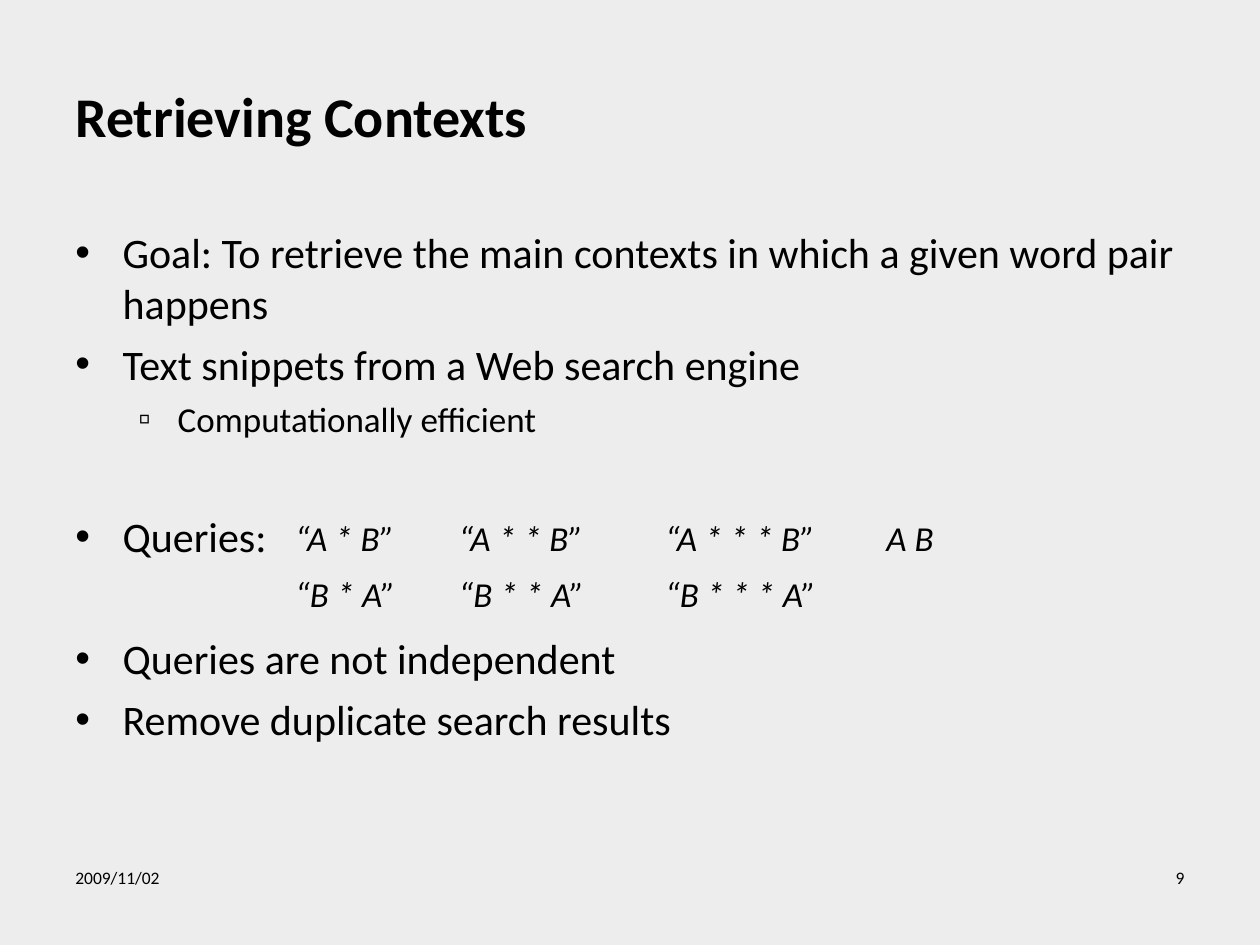
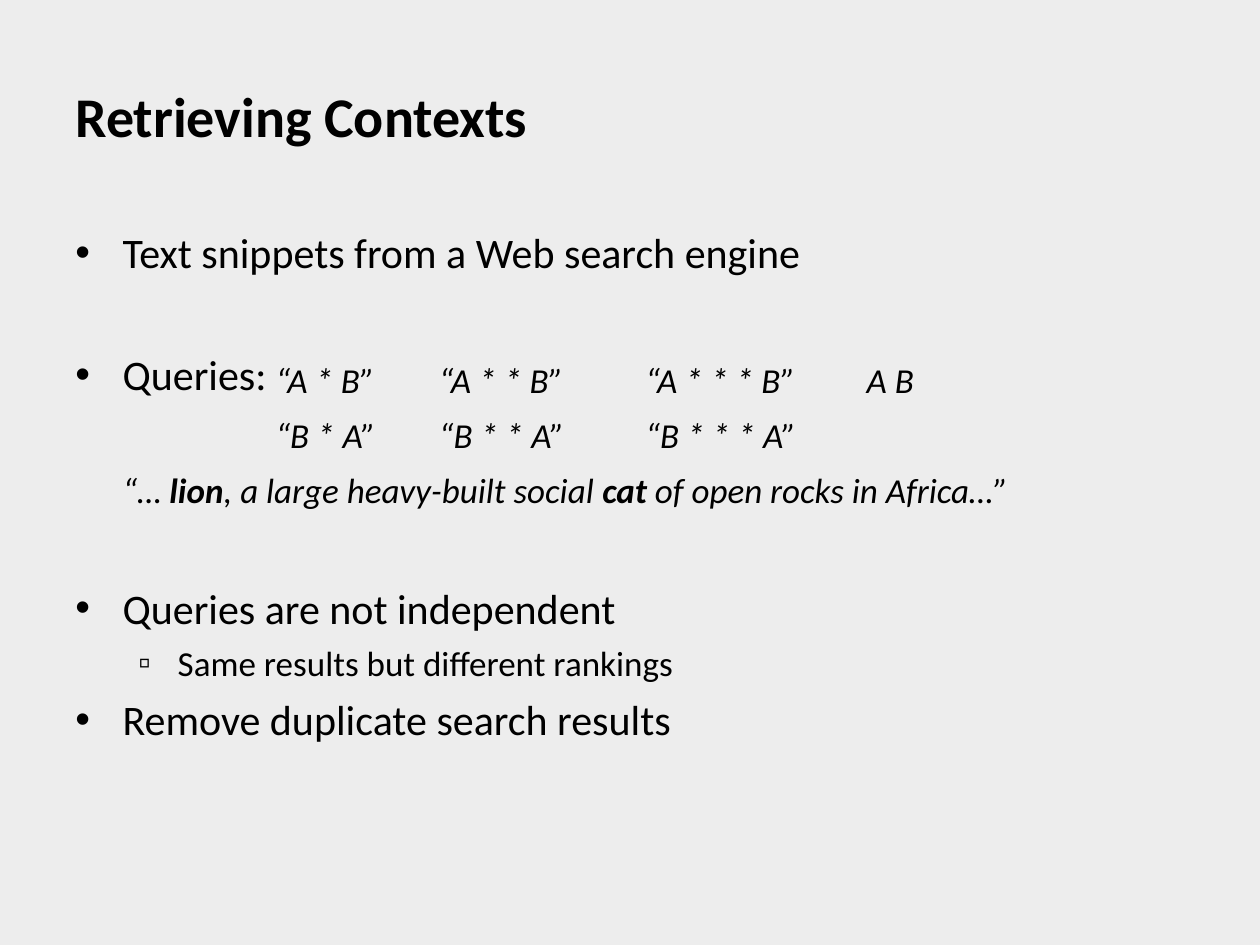
Before and after one commit to henriquekano/horie-dev, a slide deck: slide 10 of 2009.2 ウェブ工学/Relational Similarity.ppt (slide 9 before the commit). Drawn at 1260x945 pixels with LibreOffice and Linux fonts; fonts in the diff are those of the drawing; background and template pictures are left out. Boxes give left, top, right and bottom in pixels: in the first picture for what was removed or moved away, otherwise in the second. Text is boxed around its words. In the diff, an @@ line names an element or a change of style, - is before the commit and + after.

```diff
--- a/2009.2 ウェブ工学/Relational Similarity.ppt
+++ b/2009.2 ウェブ工学/Relational Similarity.ppt
@@ text at bbox=[123, 238, 1173, 326]: paragraph removed @@
-• Goal: To retrieve the main contexts in which a given word pair happens
@@ table: place and size @@
-table at bbox=[282, 512, 1027, 611]
+table at bbox=[263, 354, 1008, 452]
@@ text at bbox=[178, 407, 537, 438]: paragraph removed @@
-  ▫ Computationally efficient
@@ text at bbox=[169, 478, 1008, 509]: paragraph added @@
+“… lion, a large heavy-built social cat of open rocks in Africa…”
@@ text at bbox=[178, 651, 672, 682]: paragraph added @@
+  ▫ Same results but different rankings
@@ text removed at bbox=[75, 872, 159, 885] @@
-2009/11/02
@@ page number removed at bbox=[1176, 872, 1185, 884] @@
-9
```
Also in this commit, not shown: 8 other slides changed, 8 slides added, 7 slides removed.
